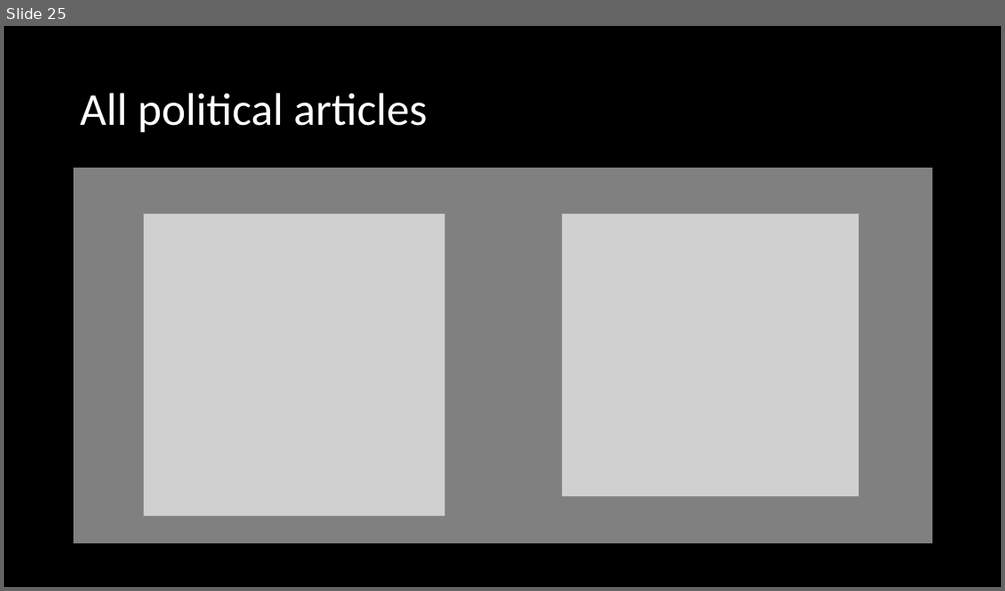
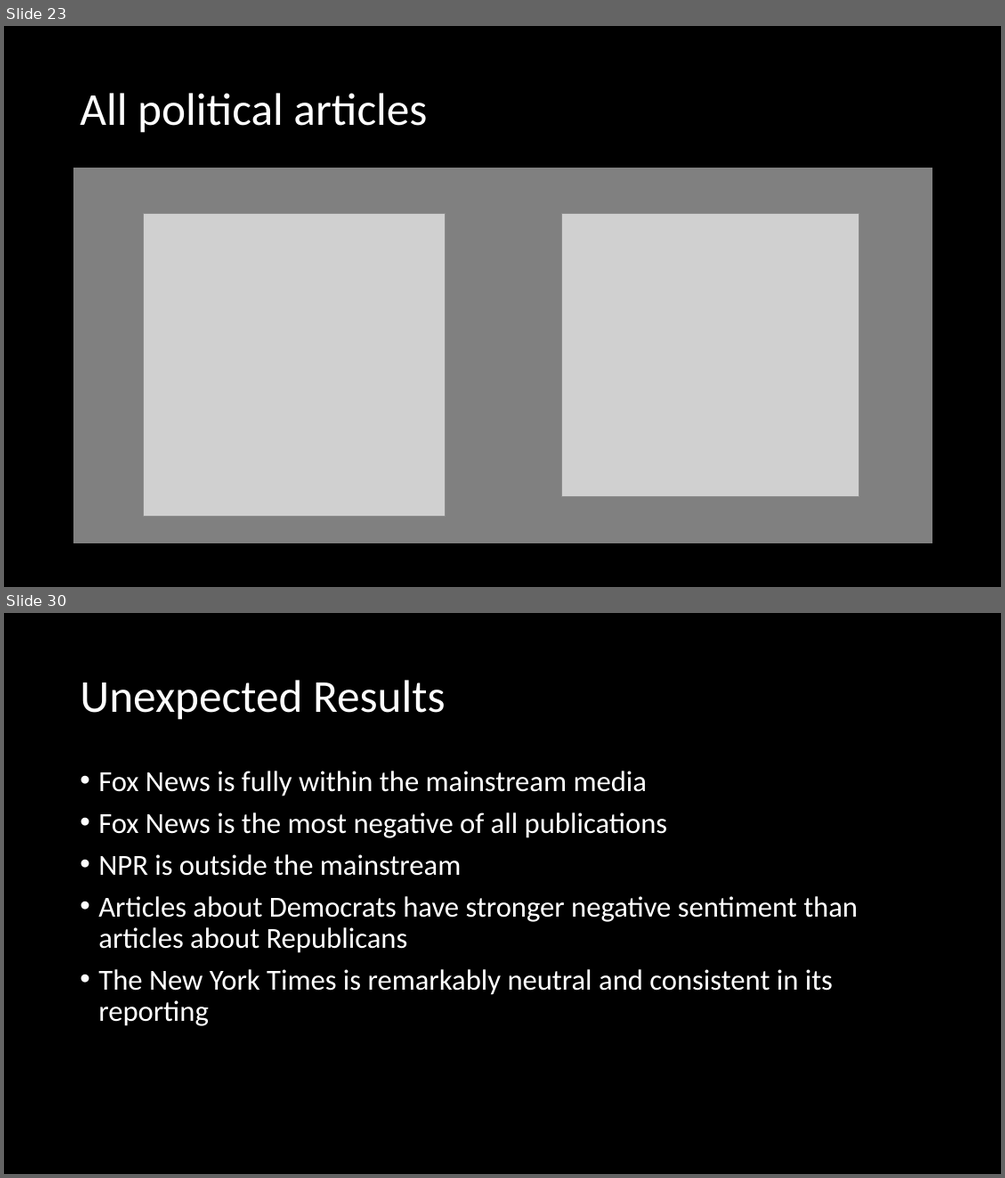
Before and after one commit to jrizcallah/Springboard, a slide deck: Springboard/capstone2/reports/sentiment_bias_presentation.pptx. Shown one above the other, each under a label of ours: slide 25 before the commit, slides 23 and 30 after it; the slides between them are not shown. The pictures are 1005x591 and 1005x1178 pixels, drawn with LibreOffice and Linux fonts; fonts in the diff are those of the drawing; grey boxes stand for pictures. Boxes give left, top, right and bottom in pixels: in the first picture for what was removed or moved away, otherwise in the second. Text is boxed around its words. In the diff, an @@ line names an element or a change of style, - is before the commit and + after.

```diff
--- a/Springboard/capstone2/reports/sentiment_bias_presentation.pptx
+++ b/Springboard/capstone2/reports/sentiment_bias_presentation.pptx
@@ slide 30 added at <box>4,613,1001,1174</box>, background #000000 @@
@@ title added at <box>80,680,445,720</box>, 44 pt, text #FFFFFF @@
+Unexpected Results
@@ text added at <box>98,771,858,1026</box>, 28 pt, text #FFFFFF @@
+• Fox News is fully within the mainstream media
+• Fox News is the most negative of all publications
+• NPR is outside the mainstream
+• Articles about Democrats have stronger negative sentiment than articles about Republicans
+• The New York Times is remarkably neutral and consistent in its reporting
@@ what was slide 25 is now slide 23 @@
```
Also in this commit, not shown: 1 slide changed, 7 other slides added, 2 slides removed, 9 other files.
